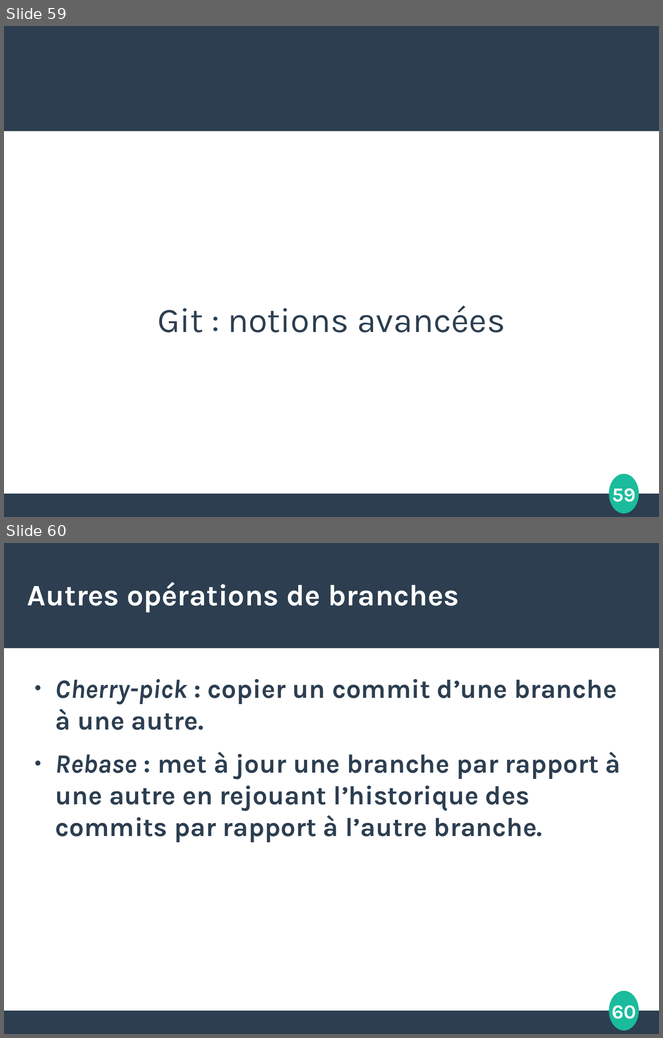
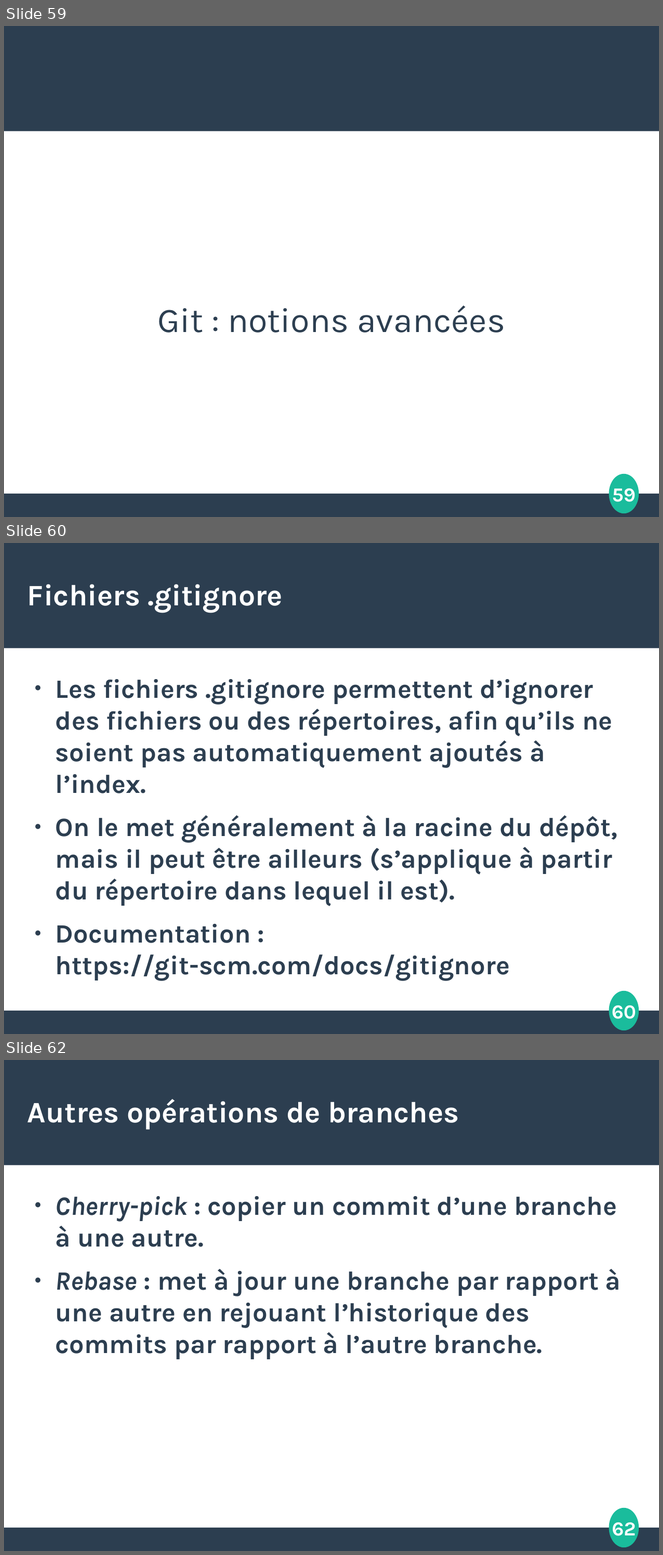
Before and after one commit to etdube/formation_git, a slide deck: Présentation git.odp. Shown one above the other, each under a label of ours: slides 59 and 60 before the commit, slides 59, 60 and 62 after it; the slides between them are not shown. The pictures are 663x1038 and 663x1555 pixels, drawn with LibreOffice and Linux fonts; fonts in the diff are those of the drawing. Boxes give left, top, right and bottom in pixels: in the first picture for what was removed or moved away, otherwise in the second. Text is boxed around its words. In the diff, an @@ line names an element or a change of style, - is before the commit and + after.

Commit message:
Ajout notions gitignore

```diff
--- a/Présentation git.odp
+++ b/Présentation git.odp
@@ slide 60 added at bbox=[4, 543, 659, 1034], background #FFFFFF; not listed: 4 template elements that a slide beside it also shows @@
@@ title added at bbox=[27, 584, 283, 612], 36 pt, text #FFFFFF, bold @@
+Fichiers .gitignore
@@ text added at bbox=[55, 679, 618, 981], 32 pt, text #2C3E50, bold @@
+● Les fichiers .gitignore permettent d’ignorer des fichiers ou des répertoires, afin qu’ils ne soient pas automatiquement ajoutés à l’index.
+● On le met généralement à la racine du dépôt, mais il peut être ailleurs (s’applique à partir du répertoire dans lequel il est).
+● Documentation : https://git-scm.com/docs/gitignore
@@ what was slide 60 is now slide 62 @@
@@ page number at bbox=[612, 1522, 636, 1541]: text changed @@
-60
+62
```
Also in this commit, not shown: 1 other slide added, 2 other files.
